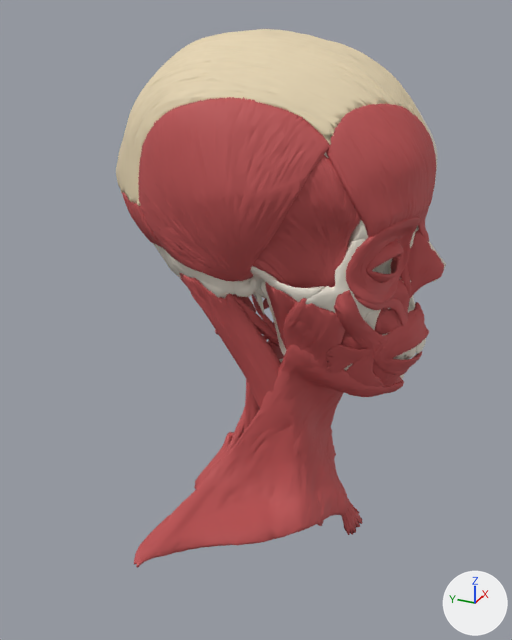
One commit to the glTF model public/models/head-neck.glb: the scene before it, then after it.
One viewpoint serves both versions: a 50 mm lens placed at (-0.399, -0.157, 1.724), pointed at (-0.042, 0.003, 1.546). Arrows for +X, +Y and +Z are at lower right; the lights stay in place. The first picture is the older version. Where no turn or scale is listed for an object, it has been applied to the vertices.

In view in the first picture: 'Epicranial aponeurosis.r', 'Frontalis muscle.r', 'Nasalis muscle.r', 'Orbicularis oris muscle.r', 'Orbital part of orbicularis oculi.r', 'Platysma.r', 'Sternocleidomastoid muscle.r', 'Superficial part of masseter.r', 'Temporal bone.r', 'Temporalis muscle.r', 'Temporoparietalis muscle.r', 'Zygomaticus major muscle.r' and 30 more.
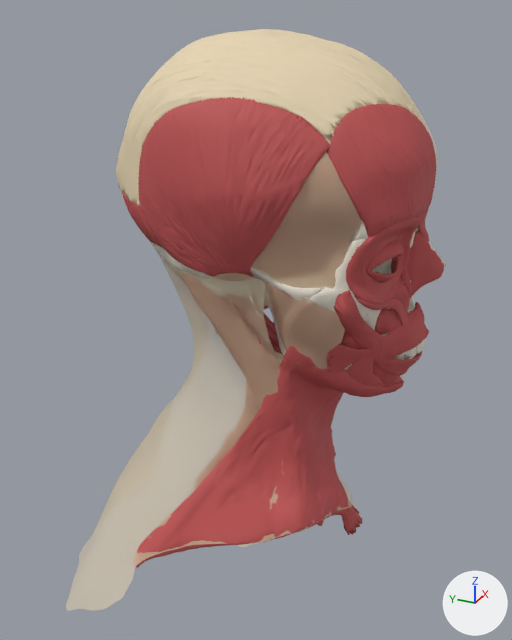
Commit message: Add the head and neck fasciae from Z-Anatomy (S12.4)

Location of each change, (x1, y1, x2, y2) in pixels of the pictures (512 x 640 px):
'Superficial investing cervical fascia.r', added
    after: (66, 242, 353, 611)
'Superficial layer of temporal fascia.r', added
    after: (251, 152, 362, 290)
'Masseteric fascia.r', added
    after: (264, 282, 345, 369)

The change, as a diff of the scene's bpy script:
```diff
--- a/public/models/head-neck.glb.py
+++ b/public/models/head-neck.glb.py
@@ mat_fascia @@
+mat_fascia = principled_material('fascia')
+mat_fascia.base_color = (0.797, 0.67, 0.449)  # beige #e7d6b3
+mat_fascia.roughness = 0.7
+mat_fascia.alpha = 0.5
@@ me_superficial_layer_of_temporal_fascia @@
+me_superficial_layer_of_temporal_fascia.from_pydata(...)  # 282 vertices, 496 faces; spans x -0.014..0.014, y -0.0561..0.0561, z -0.0422..0.0422
+me_superficial_layer_of_temporal_fascia.materials.append(mat_fascia)  # beige #e7d6b3
@@ me_masseteric_fascia @@
+me_masseteric_fascia.from_pydata(...)  # 211 vertices, 371 faces; spans x -0.0139..0.0139, y -0.0233..0.0233, z -0.0345..0.0345
+me_masseteric_fascia.materials.append(mat_fascia)  # beige #e7d6b3
@@ me_superficial_investing_cervical_fascia @@
+me_superficial_investing_cervical_fascia.from_pydata(...)  # 1036 vertices, 1935 faces; spans x -0.087..0.087, y -0.095..0.095, z -0.108..0.108
+me_superficial_investing_cervical_fascia.materials.append(mat_fascia)  # beige #e7d6b3
@@ ob_superficial_layer_of_temporal_fascia_r @@
+ob_superficial_layer_of_temporal_fascia_r = bpy.data.objects.new('Superficial layer of temporal fascia.r', me_superficial_layer_of_temporal_fascia)
+ob_superficial_layer_of_temporal_fascia_r.location = (-0.0618, -0.0048, 1.6206)
@@ ob_masseteric_fascia_r @@
+ob_masseteric_fascia_r = bpy.data.objects.new('Masseteric fascia.r', me_masseteric_fascia)
+ob_masseteric_fascia_r.location = (-0.0482, -0.0316, 1.5456)
@@ ob_superficial_investing_cervical_fascia_r @@
+ob_superficial_investing_cervical_fascia_r = bpy.data.objects.new('Superficial investing cervical fascia.r', me_superficial_investing_cervical_fascia)
+ob_superficial_investing_cervical_fascia_r.location = (-0.0848, 0.0228, 1.4786)
```
